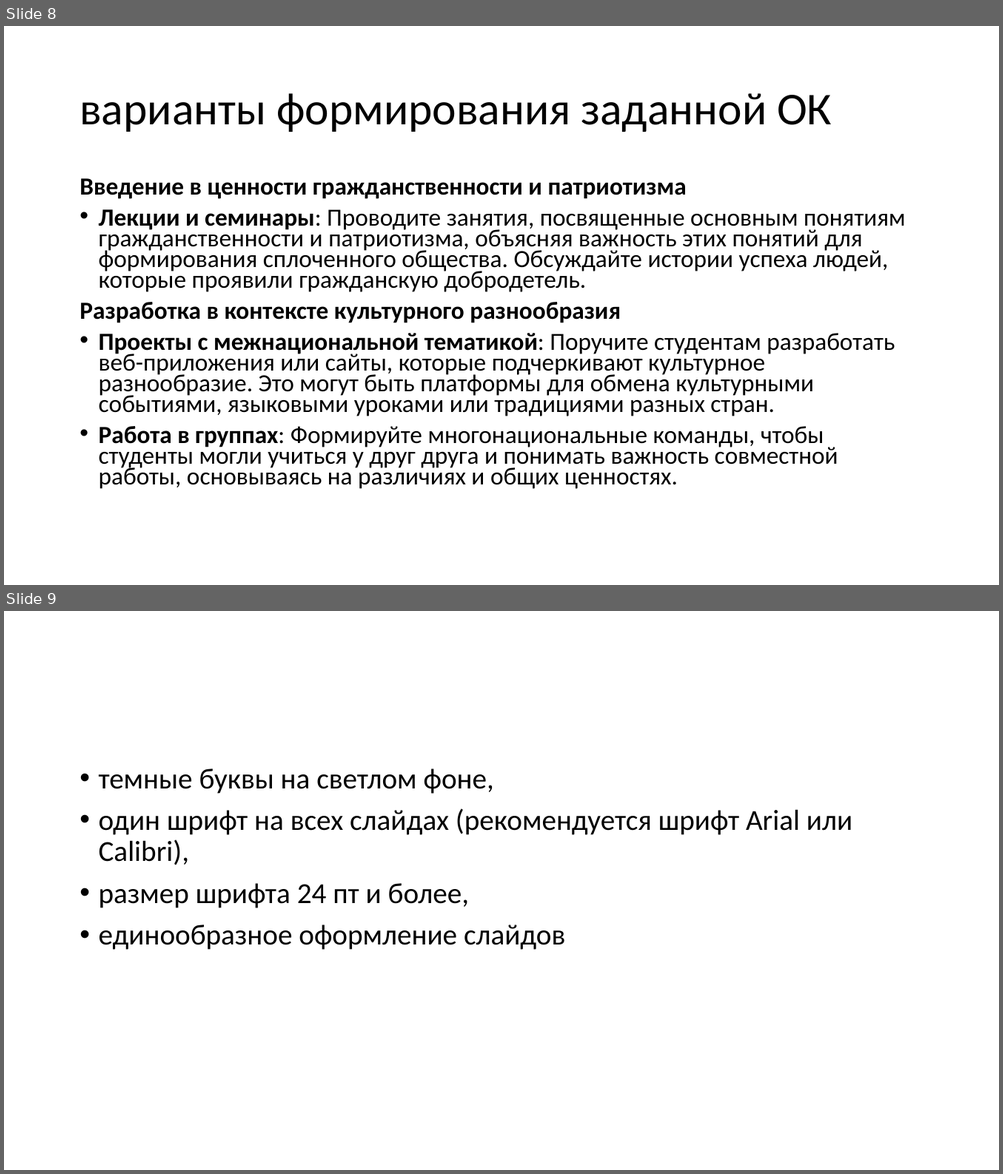
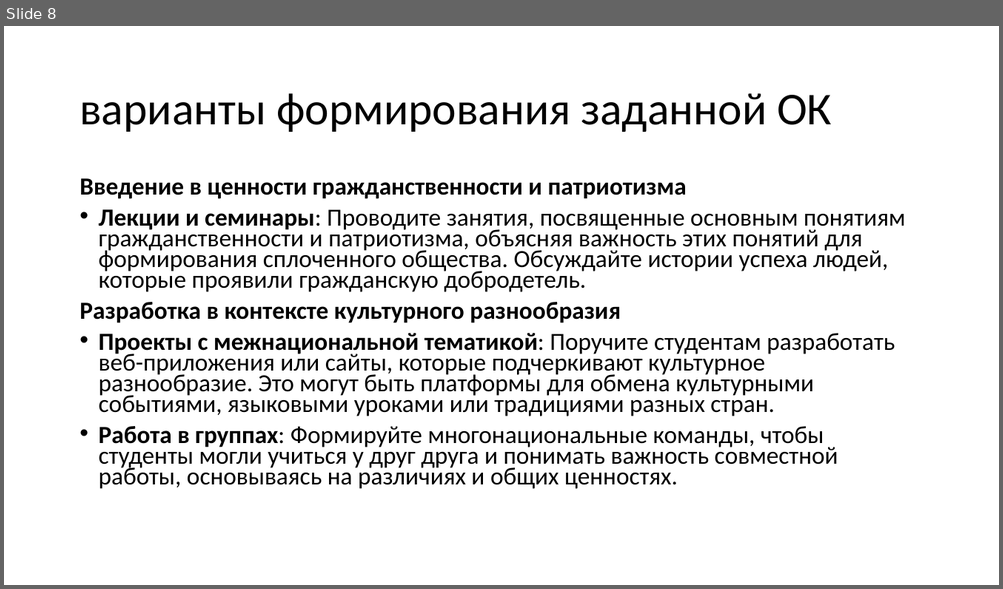
Before and after one commit to Readypablo/fgos, a slide deck: фгос candom правка.pptx. Shown one above the other, each under a label of ours: slides 8 and 9 before the commit, slide 8 after it. The pictures are 1003x1174 and 1003x589 pixels, drawn with LibreOffice and Linux fonts; fonts in the diff are those of the drawing. Boxes give left, top, right and bottom in pixels: in the first picture for what was removed or moved away, otherwise in the second. Text is boxed around its words. In the diff, an @@ line names an element or a change of style, - is before the commit and + after.

```diff
--- a/фгос candom правка.pptx
+++ b/фгос candom правка.pptx
@@ slide 9 removed at box(4, 611, 999, 1170), background #FFFFFF @@
@@ text removed at box(99, 769, 852, 950) @@
-• темные буквы на светлом фоне,
-• один шрифт на всех слайдах (рекомендуется шрифт Arial или Calibri),
-• размер шрифта 24 пт и более,
-• единообразное оформление слайдов
```
Also in this commit, not shown: 3 slides changed, 2 other slides removed, 1 other file.
